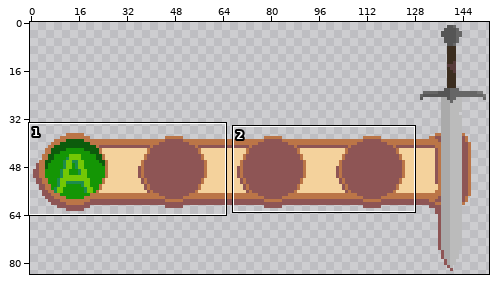
Pixel-art file, stored at Main Build/GUI/Battle Ability GUI Assets/Cato Basic Attack GUI.aseprite. The first picture is a wide view before the edit; the outline marks the close-up.
Close-up. As it was:
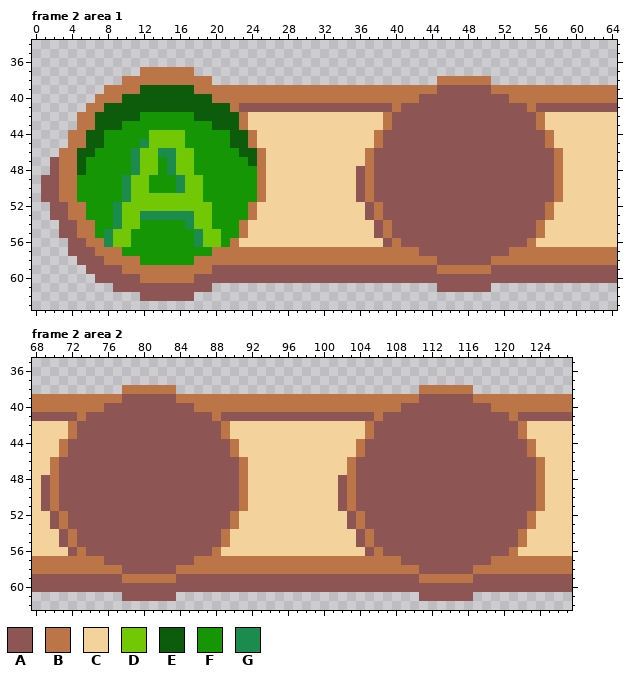
153x84 pixels, 27 frames. Shown: frame 2 area 1: x 0..64, y 34..63; frame 2 area 2: x 68..127, y 35..62. The commit also changed other frames or places, which this record leaves out.
Visible layers, top first: "Shine", "Sword", "Cato Basic Overlays", "Cato Basic Attack".
Palette (. is transparent): A #8e5555  B #bb7547  C #f4d29c  D #73c805  E #0c5c0c  F #149605  G #1c8c4e
Pixels before, frame 2 area 1, first column x 1:
37 ...........BBBBBB...............................................
38 .........BBBBBBBBBB.........................BBBBBB..............
39 .......BBBBEEEEEEBBBBBBBBBBBBBBBBBBBBBBBBBBBAAAAAABBBBBBBBBBBBBB
40 ......BBBEEEEEEEEEEBBBBBBBBBBBBBBBBBBBBBBBAAAAAAAAAABBBBBBBBBBBB
41 .....BBEEEEEEEEEEEEEEBAAAAAAAAAAAAAAAAABAAAAAAAAAAAAAABAAAAAAAAA
42 ....BBEEEEEFFFFFFEEEEEBCCCCCCCCCCCCCCCBAAAAAAAAAAAAAAAABCCCCCCCC
43 ....BBEEEFFFFFFFFFFEEEBCCCCCCCCCCCCCCCBAAAAAAAAAAAAAAAABCCCCCCCC
44 ...BBEEFFFFFDDDDFFFFFEEBCCCCCCCCCCCCCBAAAAAAAAAAAAAAAAAABCCCCCCC
45 ...BBEEFFFFGDDDDFFFFFEEBCCCCCCCCCCCCCBAAAAAAAAAAAAAAAAAABCCCCCCC
46 ..BBEEFFFFGDDGGDDFFFFFEEBCCCCCCCCCCCBAAAAAAAAAAAAAAAAAAAABCCCCCC
47 .ABBEFFFFFGDDFGDDFFFFFFEBCCCCCCCCCCCBAAAAAAAAAAAAAAAAAAAABCCCCCC
48 .ABBEFFFFFGDDFGDDFFFFFFFBCCCCCCCCCCABAAAAAAAAAAAAAAAAAAAABCCCCCC
49 AABBFFFFFGDDFFFGDDFFFFFFBCCCCCCCCCCABAAAAAAAAAAAAAAAAAAAABCCCCCC
50 AABBFFFFFGDDFFFGDDFFFFFFBCCCCCCCCCCABAAAAAAAAAAAAAAAAAAAABCCCCCC
51 AABBFFFFFGDDDDDDDDFFFFFFBCCCCCCCCCCABAAAAAAAAAAAAAAAAAAAABCCCCCC
52 .AABBFFFGDDDDDDDDDDFFFFBCCCCCCCCCCCCABAAAAAAAAAAAAAAAAAABCCCCCCC
53 .AABBFFFGDDGGGGGGDDFFFFBCCCCCCCCCCCCABAAAAAAAAAAAAAAAAAABCCCCCCC
54 ..AABBFFGDDFFFFFGDDFFFBCCCCCCCCCCCCCCABAAAAAAAAAAAAAAAABCCCCCCCC
55 ..AABBFGDDFFFFFFFGDDFFBCCCCCCCCCCCCCCABAAAAAAAAAAAAAAAABCCCCCCCC
56 ...AABBGDDFFFFFFFGDDFBCCCCCCCCCCCCCCCCABAAAAAAAAAAAAAABCCCCCCCCC
57 ...AAABBBFFFFFFFFFFBBBBBBBBBBBBBBBBBBBBBBBAAAAAAAAAABBBBBBBBBBBB
58 ....AAABBBBFFFFFFBBBBBBBBBBBBBBBBBBBBBBBBBBBAAAAAABBBBBBBBBBBBBB
59 .....AAAABBBBBBBBBBAAAAAAAAAAAAAAAAAAAAAAAAABBBBBBAAAAAAAAAAAAAA
60 ......AAAAABBBBBBAAAAAAAAAAAAAAAAAAAAAAAAAAAAAAAAAAAAAAAAAAAAAAA
61 ........AAAAAAAAAAA.........................AAAAAA..............
62 ...........AAAAAA...............................................
Pixels before, frame 2 area 2, first column x 68:
38 ..........BBBBBB...........................BBBBBB...........
39 BBBBBBBBBBAAAAAABBBBBBBBBBBBBBBBBBBBBBBBBBBAAAAAABBBBBBBBBBB
40 BBBBBBBBAAAAAAAAAABBBBBBBBBBBBBBBBBBBBBBBAAAAAAAAAABBBBBBBBB
41 AAAAABAAAAAAAAAAAAAABAAAAAAAAAAAAAAAAABAAAAAAAAAAAAAABAAAAAA
42 CCCCBAAAAAAAAAAAAAAAABCCCCCCCCCCCCCCCBAAAAAAAAAAAAAAAABCCCCC
43 CCCCBAAAAAAAAAAAAAAAABCCCCCCCCCCCCCCCBAAAAAAAAAAAAAAAABCCCCC
44 CCCBAAAAAAAAAAAAAAAAAABCCCCCCCCCCCCCBAAAAAAAAAAAAAAAAAABCCCC
45 CCCBAAAAAAAAAAAAAAAAAABCCCCCCCCCCCCCBAAAAAAAAAAAAAAAAAABCCCC
46 CCBAAAAAAAAAAAAAAAAAAAABCCCCCCCCCCCBAAAAAAAAAAAAAAAAAAAABCCC
47 CCBAAAAAAAAAAAAAAAAAAAABCCCCCCCCCCCBAAAAAAAAAAAAAAAAAAAABCCC
48 CABAAAAAAAAAAAAAAAAAAAABCCCCCCCCCCABAAAAAAAAAAAAAAAAAAAABCCC
49 CABAAAAAAAAAAAAAAAAAAAABCCCCCCCCCCABAAAAAAAAAAAAAAAAAAAABCCC
50 CABAAAAAAAAAAAAAAAAAAAABCCCCCCCCCCABAAAAAAAAAAAAAAAAAAAABCCC
51 CABAAAAAAAAAAAAAAAAAAAABCCCCCCCCCCABAAAAAAAAAAAAAAAAAAAABCCC
52 CCABAAAAAAAAAAAAAAAAAABCCCCCCCCCCCCABAAAAAAAAAAAAAAAAAABCCCC
53 CCABAAAAAAAAAAAAAAAAAABCCCCCCCCCCCCABAAAAAAAAAAAAAAAAAABCCCC
54 CCCABAAAAAAAAAAAAAAAABCCCCCCCCCCCCCCABAAAAAAAAAAAAAAAABCCCCC
55 CCCABAAAAAAAAAAAAAAAABCCCCCCCCCCCCCCABAAAAAAAAAAAAAAAABCCCCC
56 CCCCABAAAAAAAAAAAAAABCCCCCCCCCCCCCCCCABAAAAAAAAAAAAAABCCCCCC
57 BBBBBBBBAAAAAAAAAABBBBBBBBBBBBBBBBBBBBBBBAAAAAAAAAABBBBBBBBB
58 BBBBBBBBBBAAAAAABBBBBBBBBBBBBBBBBBBBBBBBBBBAAAAAABBBBBBBBBBB
59 AAAAAAAAAABBBBBBAAAAAAAAAAAAAAAAAAAAAAAAAAABBBBBBAAAAAAAAAAA
60 AAAAAAAAAAAAAAAAAAAAAAAAAAAAAAAAAAAAAAAAAAAAAAAAAAAAAAAAAAAA
61 ..........AAAAAA...........................AAAAAA...........
New version:
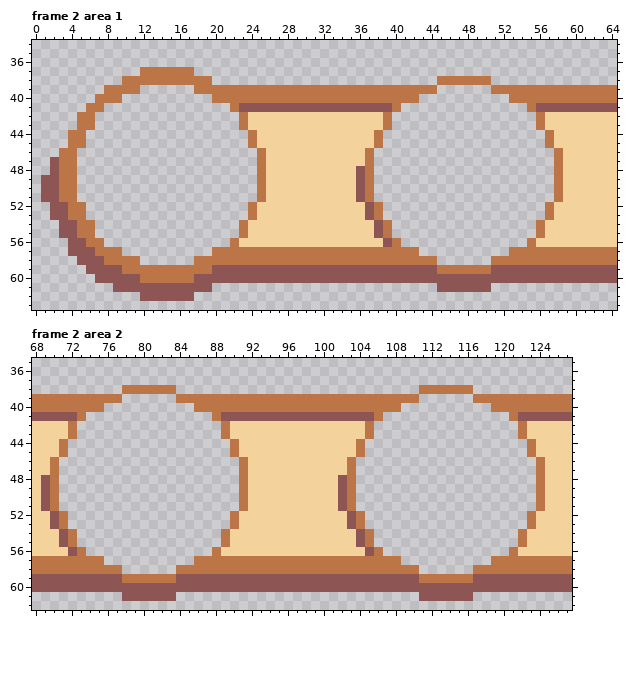
From old to new:
layer "Cato Basic Overlays" now hidden
Frame 2 area 1:
Colour A is gone in row 39 at x 45 to 50; in row 40 at x 43 to 52; in row 41 at x 41 to 54; in rows 42 to 43 at x 40 to 55; in rows 44 to 45 at x 39 to 56; in rows 46 to 51 at x 38 to 57.
Colour A is gone in rows 52 to 53 at x 39 to 56; in rows 54 to 55 at x 40 to 55; in row 56 at x 41 to 54; in row 57 at x 43 to 52; in row 58 at x 45 to 50.
Colour D is gone in rows 44 to 45 at x 13 to 16; in rows 46 to 48 at x 12 to 13 and 16 to 17; in rows 49 to 50 at x 11 to 12 and 17 to 18; in row 51 at x 11 to 18; in row 52 at x 10 to 19; in rows 53 to 54 at x 10 to 11 and 18 to 19.
Colour D is gone in rows 55 to 56 at x 9 to 10 and 19 to 20.
Colour E is gone in row 39 at x 12 to 17; in row 40 at x 10 to 19; in row 41 at x 8 to 21; in row 42 at x 7 to 11 and 18 to 22; in row 43 at x 7 to 9 and 20 to 22; in rows 44 to 45 at x 6 to 7 and 22 to 23.
Colour E is gone in row 46 at x 5 to 6 and 23 to 24; in row 47 at x 5 and 24; in row 48 at x 5.
Colour F is gone in row 42 at x 12 to 17; in row 43 at x 10 to 19; in row 44 at x 8 to 12 and 17 to 21; in row 45 at x 8 to 11 and 17 to 21; in row 46 at x 7 to 10 and 18 to 22; in row 47 at x 6 to 10, 14 and 18 to 23.
Colour F is gone in row 48 at x 6 to 10, 14 and 18 to 24; in rows 49 to 50 at x 5 to 9, 13 to 15 and 19 to 24; in row 51 at x 5 to 9 and 19 to 24; in rows 52 to 53 at x 6 to 8 and 20 to 23; in row 54 at x 7 to 8, 12 to 16 and 20 to 22; in row 55 at x 7, 11 to 17 and 21 to 22.
Colour F is gone in row 56 at x 11 to 17 and 21; in row 57 at x 10 to 19; in row 58 at x 12 to 17.
Colour G is gone in row 45 at x 12; in row 46 at x 11 and 14 to 15; in rows 47 to 48 at x 11 and 15; in rows 49 to 50 at x 10 and 16; in row 51 at x 10; in row 52 at x 9.
Colour G is gone in row 53 at x 9 and 12 to 17; in row 54 at x 9 and 17; in rows 55 to 56 at x 8 and 18.
Frame 2 area 2, layer "Cato Basic Attack":
Colour A is gone in row 39 at x 78 to 83 and 111 to 116; in row 40 at x 76 to 85 and 109 to 118; in row 41 at x 74 to 87 and 107 to 120; in rows 42 to 43 at x 73 to 88 and 106 to 121; in rows 44 to 45 at x 72 to 89 and 105 to 122; in rows 46 to 51 at x 71 to 90 and 104 to 123.
Colour A is gone in rows 52 to 53 at x 72 to 89 and 105 to 122; in rows 54 to 55 at x 73 to 88 and 106 to 121; in row 56 at x 74 to 87 and 107 to 120; in row 57 at x 76 to 85 and 109 to 118; in row 58 at x 78 to 83 and 111 to 116.
Changed places in both close-ups, as pixel boxes (x1, y1, x2, y2):
erased: (77, 85, 257, 265)
erased: (374, 85, 554, 265)
erased: (59, 394, 239, 574)
erased: (356, 394, 536, 574)
